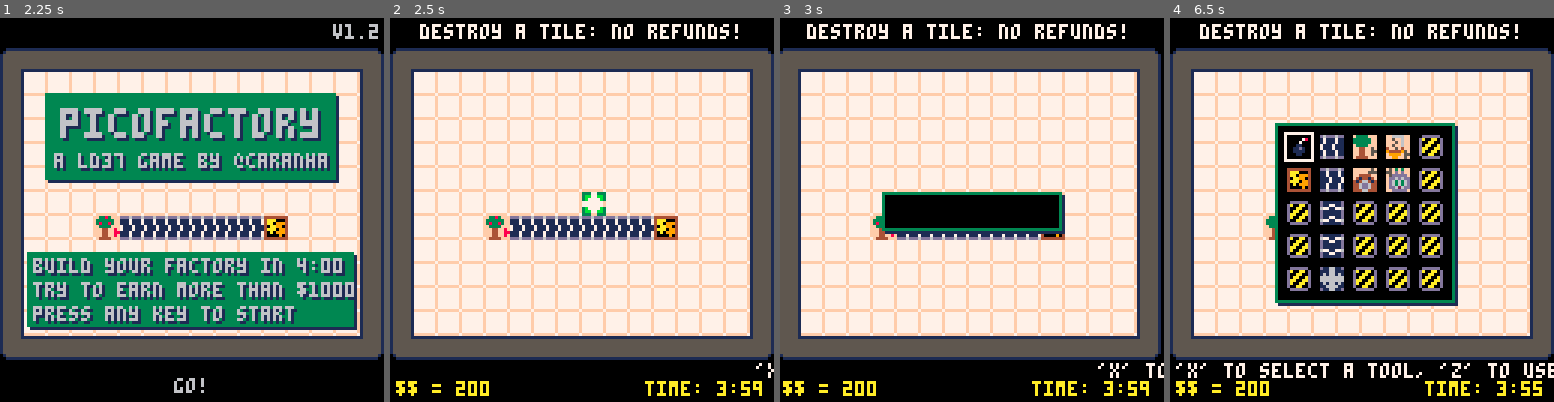
Above: before the commit, frames 1-4 (left to right).
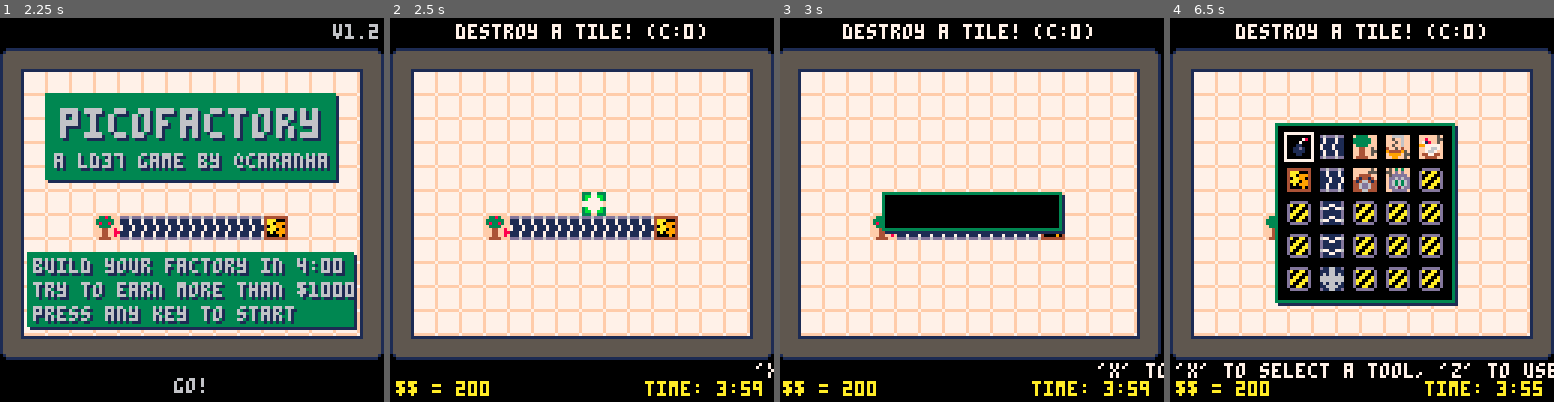
Above: after the commit, the same moments.

Repository: caranha/pico_playground
Game: PICO-8 cartridge factory.p8
The game is run twice, just before and just after one commit, with the same random seed, the same clock (stepped at 60 frames per second) and the same inputs.
Inputs:
- Up to frame 1 (2.25 s): tap X (X key) at 0.33, 1.07, 1.85 s; tap O (Z key) at 0.7, 1.7, 2.1 s; hold Right 1.6-2.1 s; hold Up from 2.15 s (still down)
- Up to frame 2 (2.5 s): release Up at 2.42 s; hold Right from 2.47 s (still down)
- Up to frame 3 (3 s): keep holding Right; tap O (Z key) at 2.5, 2.9 s; tap X (X key) at 2.97 s
- Up to frame 4 (6.5 s): release Right at 3.03 s; hold Left 3.08-3.58 s; tap O (Z key) every 0.4 s from 3.3 to 6.1 s; hold Down 3.63-3.97 s; hold Right 4.02-4.68 s; tap X (X key) at 4.08, 5.2, 6.32 s; hold Up 4.73-5.03 s; hold Left 5.08-5.68 s; hold Down 5.73-6.03 s; hold Right from 6.08 s (still down)

Frame 1 is identical in both runs. In frame 2, 1.2% of the frame differs, in the area x 7-91%, y 1-6%; in frame 3, 1.2%; in frame 4, 1.6%, in the area x 7-91%, y 1-37%.

Commit message:
Exponential costs for Output Now cost printing in help is drawn directly from cost value in table

Diff:
--- a/factory.p8
+++ b/factory.p8
@@ -5,6 +5,10 @@
 -- a ld37 game by caranha
 -------------------------
 -- v1.3 -- added overwrite
+        -- fruits now explode on rejected machines
+        -- rebalanced costs
+        -- output cost now exponential
+        -- new objects: chicken, sandwich maker
 -- v1.2 -- changed how input works
 -- v1.1 -- added oven and assembler
 -- v1.01 -- initial version
@@ -76,17 +80,18 @@
 	}
 
 	menu_items = {
-									{s=42,c=0,x=0,y=0,f=destroy,m="destroy a tile: no refunds!"},
-  							{s=41,c=10,x=0,y=1,f=addoutput,m="output: sells products (c:10)"},
-		 						{s=1,c=2,x=1,y=0,f=addbelt,m="conveyor belt ⬅️ (c:2)"},
-		 						{s=5,c=2,x=1,y=1,f=addbelt,m="conveyor belt ➡️ (c:2)"},
-		 						{s=17,c=2,x=1,y=2,f=addbelt,m="conveyor belt ⬆️ (c:2)"},
-		 						{s=21,c=2,x=1,y=3,f=addbelt,m="conveyor belt ⬇️ (c:2)"},
-		 						{s=57,c=20,x=1,y=4,f=addsplit,m="splits the input 3-way (c:20)"},
-		 						{s=9,c=10,x=2,y=0,f=addtree,m="tree: 1 apple/3s (c:10)"},
-		 						{s=25,c=20,x=3,y=0,f=addprocessor,m="process apples to juice (c:20)"},
-		 						{s=64,c=40,x=2,y=1,f=addoven,m="bakery: 2 bread/s (c:40)"},
-		 						{s=80,c=80,x=3,y=1,f=addass,m="bread + juice = breakfast (c:80)"},
+									{s=42,c=0,x=0,y=0,f=destroy,m="destroy a tile! "},
+  							{s=41,c=100,x=0,y=1,f=addoutput,m="sells products "},
+		 						{s=1,c=2,x=1,y=0,f=addbelt,m="conveyor belt ⬅️ "},
+		 						{s=5,c=2,x=1,y=1,f=addbelt,m="conveyor belt ➡️ "},
+		 						{s=17,c=2,x=1,y=2,f=addbelt,m="conveyor belt ⬆️ "},
+		 						{s=21,c=2,x=1,y=3,f=addbelt,m="conveyor belt ⬇️ "},
+		 						{s=57,c=20,x=1,y=4,f=addsplit,m="splits the input 3-way "},
+		 						{s=9,c=10,x=2,y=0,f=addtree,m="tree: 1 apple/3s "},
+		 						{s=25,c=20,x=3,y=0,f=addprocessor,m="process apples to juice "},
+		 						{s=64,c=40,x=2,y=1,f=addoven,m="bakery: 2 bread/s "},
+		 						{s=80,c=80,x=3,y=1,f=addass,m="bread + juice = breakfast "},
+		 						{s=68,c=20,x=4,y=0,f=addchicken,m="a bit random "},
 		 						{s=44,c=0,x=0,y=2,f=nil,m="not available"},
 		 						{s=44,c=0,x=0,y=3,f=nil,m="not available"},
 		 						{s=44,c=0,x=0,y=4,f=nil,m="not available"},
@@ -96,7 +101,6 @@
 		 						{s=44,c=0,x=3,y=2,f=nil,m="not available"},
 		 						{s=44,c=0,x=3,y=3,f=nil,m="not available"},
 		 						{s=44,c=0,x=3,y=4,f=nil,m="not available"},
-		 						{s=44,c=0,x=4,y=0,f=nil,m="not available"},
 		 						{s=44,c=0,x=4,y=1,f=nil,m="not available"},
 		 						{s=44,c=0,x=4,y=2,f=nil,m="not available"},
 		 						{s=44,c=0,x=4,y=3,f=nil,m="not available"},
@@ -148,6 +152,8 @@
 	select = 1
 	menuselect = 1
 	overwrite = false
+
+	menu_items[2].c=100
 end
 
 function scorestart()
@@ -262,8 +268,9 @@
 						return
 					end
 				end
+				money -= sm.c
 				sm.f(curx,cury,select-2)
-				money -= sm.c
+				sfx(3)
 			end
 		else
 			if not menu_items[menuselect].f then
@@ -295,6 +302,8 @@
 		add(ptclist,
 			newptc(x*8-4,y*8+5,5+rnd(2),rnd(2)+0.2,cos(0.13+i/4)/2*rnd(2),sin(0.13+i/4)/2*rnd(2),0,0,10))
 	end
+
+	if (t == "output") menu_items[2].c = flr(menu_items[2].c/2+0.5)
 end
 
 beltd = {1,5,17,21}
@@ -305,7 +314,6 @@
 		d = d,
 		age = 0
 	}
-	sfx(3)
 end
 
 function addsplit(x,y)
@@ -319,7 +327,6 @@
 									add(self.inv,f.s)
 								end
 	}
-	sfx(3)
 end
 
 function addtree(x,y)
@@ -329,7 +336,15 @@
 		state=0,
 		age=30
 	}
-	sfx(3)
+end
+
+function addchicken(x,y)
+	tiles[x][y] = {
+		t="chicken",
+		s=68,
+		state=-1,
+		age=flr(rnd(20)+60)
+	}
 end
 
 function addoven(x,y)
@@ -339,7 +354,6 @@
 		state=0,
 		age=5
 	}
-	sfx(3)
 end
 
 function addass(x,y)
@@ -362,7 +376,6 @@
 									end
 								end
 	}
-	sfx(3)
 end
 
 function addprocessor(x,y)
@@ -380,12 +393,11 @@
 									end
 								end
 	}
-	sfx(3)
-end
-
-
-
-fruitsell = {1,10,1,45}
+end
+
+
+
+fruitsell = {1,10,1,45,3,100}
 function addoutput(x,y)
 	tiles[x][y] = {
 		t="output",
@@ -400,7 +412,7 @@
 								sfx(4)
 							end
 	}
-	sfx(3)
+	menu_items[2].c = flr(menu_items[2].c*2+0.5)
 end
 
 function addfruit(x,y,s)
@@ -471,6 +483,16 @@
 		t.s = 9+t.state
 	end
 
+	if t.t == "chicken" then
+		if t.age < 0 then
+			addfruit(i+t.state,j,53)
+			t.age = flr(rnd(20)+60)
+			t.state = -1*t.state
+		end
+		local jmp = rnd(t.age) < 3 and 1 or 0
+		t.s = 68 + jmp - (2*min(0,t.state))
+	end
+
 	if t.t == "oven" then
 		if t.age < 0 then
 			t.state = (t.state+1)%4
@@ -602,9 +624,10 @@
 scount = 0
 function draw_bottom()
 	scount = (scount + 1) % (128 + #mhelp*4)
-	local ttext = menu_items[menuselect].m
-	if (place_mode) ttext = menu_items[select].m
-
+
+	local menushow = (place_mode and select or menuselect)
+	local mitem = menu_items[menushow]
+	local ttext = mitem.m.."(c:"..mitem.c..")"
 
 	print(ttext,64-#ttext*2,2,7)
 	print(mhelp,128 - scount,115,7)
Not shown, changed: 20 lines of the sprite sheet (__gfx__) section of factory.p8
Not shown, changed: the thumbnail (__label__) section of factory.p8
